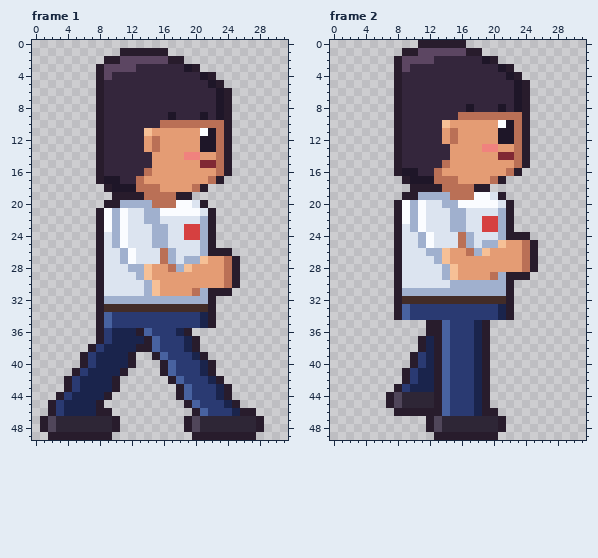
Pixel-art file -- ArtSource/Student/boy_carry.aseprite. The picture above is the old version.
32x50 pixels, 4 frames. Colours within 5 levels of each other are drawn and written as one. Shown: frame 1, frame 2. The commit also changed other frames, which this record leaves out.
After the commit:
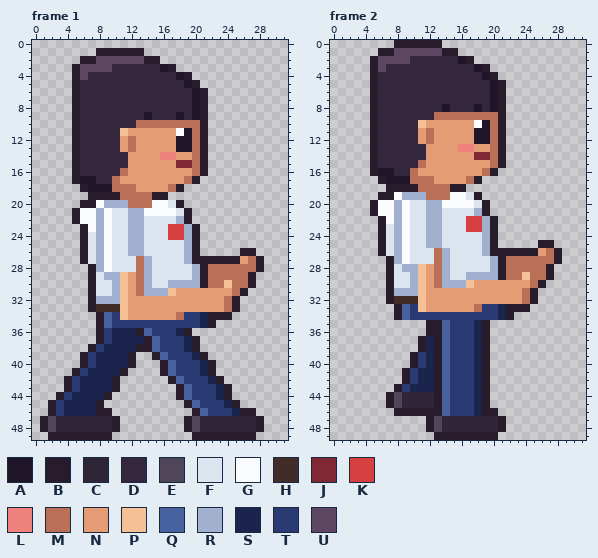
Palette (. is transparent): A #1e1628  B #281c2c  C #2e2636  D #34263c  E #50465a  F #dce4f0  G #fafcff  H #422c28  J #802834  K #d64040  L #f0827e  M #ba7056  N #e49c74  P #f6c096  Q #4862a0  R #a0b0ce  S #1a244c  T #2a3a72  U #5c4662
The exact change:
--- frame 1
@@ x 0..31 @@
  0 ................................
- 1 ...........BBBBBB...............
- 2 .........BBUUUUUUBB.............
- 3 ........BUUUUDDDDDDAB...........
- 4 ........BUDDDDDDDDDDDAB.........
- 5 ........BDDDDDDDDDDDDDAB........
- 6 ........BDDDDDDDDDDDDDDAB.......
- 7 ........BDDDDDDDDDDDDDDAB.......
- 8 ........BDDDDDDDDDDDDDDAB.......
- 9 ........BDDDDDDDDADDDADAB.......
-10 ........BDDDDDDDMMMMMMMMB.......
-11 ........BDDDDDPNNNNNNGAMB.......
-12 ........BDDDDDNMNNNNNAAMB.......
-13 ........BDDDDDNMNNNNNAAMB.......
-14 ........BDDDDDDNNNNLLNNMB.......
-15 ........BDDDDDDNNNNNNJJMB.......
-16 ........BDDDDDMNNNNNNNNMB.......
-17 ........BAADDMNNNNNNNNMB........
-18 .........BAAAMMMNNNNMB..........
-19 ..........BBBBMMMMBB............
-20 .........BBRRRRMMMGGFB..........
-21 ........BGRGFFRRGGGGGFB.........
-22 ........BGRGFFRRFFFFFRB.........
-23 ........BGRGFFFRRFFKKRB.........
-24 ........BFRGFFFRRFFKKRB.........
-25 ........BFRGFFFRRFFFFRB.........
-26 ........BFFRGFFFMRFFFRBBB.......
-27 ........BFFRGFFFMRFRRPNNMB......
-28 ........BFFFRRPNNMRPNNNNMB......
-29 ........BFFFFRPNNNNNNNNNMB......
-30 ........BFFFFFRPNNNNNNNNMB......
-31 ........BFFFFFRPNNNNMRBBB.......
-32 ........BRRRRRRRRRRRRRB.........
-33 ........BHHHHHHHHHHHHHB.........
-34 ........BQTTTTTTTTTTTSB.........
+ 1 ........BBBBBB..................
+ 2 ......BBUUUUUUBB................
+ 3 .....BUUUUDDDDDDAB..............
+ 4 .....BUDDDDDDDDDDDAB............
+ 5 .....BDDDDDDDDDDDDDAB...........
+ 6 .....BDDDDDDDDDDDDDDAB..........
+ 7 .....BDDDDDDDDDDDDDDAB..........
+ 8 .....BDDDDDDDDDDDDDDAB..........
+ 9 .....BDDDDDDDDADDDADAB..........
+10 .....BDDDDDDDMMMMMMMMB..........
+11 .....BDDDDDPNNNNNNGAMB..........
+12 .....BDDDDDNMNNNNNAAMB..........
+13 .....BDDDDDNMNNNNNAAMB..........
+14 .....BDDDDDDNNNNLLNNMB..........
+15 .....BDDDDDDNNNNNNJJMB..........
+16 .....BDDDDDMNNNNNNNNMB..........
+17 .....BAADDMNNNNNNNNMB...........
+18 ......BAAAMMMNNNNMB.............
+19 .......BBBBMMMMBB...............
+20 ......BBGRRRMMMGGFB.............
+21 .....BGGRGFFRRGGGGFB............
+22 .....BGGRGFFRRFFFFRB............
+23 ......BGRGFFRRFFFKKRB...........
+24 ......BFRGFFRRFFFKKRB...........
+25 ......BFRGFFRRFFFFFRB...........
+26 ......BFRGFFRRFFFFFRB.....BB....
+27 ......BFRGFFFMRFFFFRBBBBBBNMB...
+28 .......BRGFFFMRFFFFFRBMMMMMMB...
+29 .......BFRRPNMRFFFFFRBMMMMMB....
+30 .......BFFRPNMRFFRRRRBMMPMMB....
+31 .......BFFRPNMRRRPNNNNNNNMB.....
+32 .......BRRRPNNNNNNNNNNNNMB......
+33 .......BHHHPNNNNNNNNNNNNMB......
+34 ........BQTPNNNNNNMTTSBBB.......
 35 ........BQTTTTTTTTTTTSB.........
--- frame 2
@@ x 0..31 @@
- 0 ...........BBBBBB...............
- 1 .........BBUUUUUUBB.............
- 2 ........BUUUUDDDDDDAB...........
- 3 ........BUDDDDDDDDDDDAB.........
- 4 ........BDDDDDDDDDDDDDAB........
- 5 ........BDDDDDDDDDDDDDDAB.......
- 6 ........BDDDDDDDDDDDDDDAB.......
- 7 ........BDDDDDDDDDDDDDDAB.......
- 8 ........BDDDDDDDDADDDADAB.......
- 9 ........BDDDDDDDMMMMMMMMB.......
-10 ........BDDDDDPNNNNNNGAMB.......
-11 ........BDDDDDNMNNNNNAAMB.......
-12 ........BDDDDDNMNNNNNAAMB.......
-13 ........BDDDDDDNNNNLLNNMB.......
-14 ........BDDDDDDNNNNNNJJMB.......
-15 ........BDDDDDMNNNNNNNNMB.......
-16 ........BAADDMNNNNNNNNMB........
-17 .........BAAAMMMNNNNMB..........
-18 ..........BBBBMMMMBB............
-19 .........BBRRRRMMMGGFB..........
-20 ........BGRGFFRRGGGGGFB.........
-21 ........BGRGFFFRRFFFFRB.........
-22 ........BGRGFFFRRFFKKRB.........
-23 ........BFRGFFFRRFFKKRB.........
-24 ........BFFRGFFFMRFFFRBBB.......
-25 ........BFFRGFFFMRFRRPNNMB......
-26 ........BFFFRRPNNMRPNNNNMB......
-27 ........BFFFFRPNNNNNNNNNMB......
-28 ........BFFFFFRPNNNNNNNNMB......
-29 ........BFFFFFRPNNNNMRBBB.......
-30 ........BFFFFFFRRRRRRRB.........
-31 ........BRRRRRRRRRRRRRB.........
-32 ........BHHHHHHHHHHHHHB.........
-33 ........BQTTTTTTTTTTTSB.........
+ 0 ........BBBBBB..................
+ 1 ......BBUUUUUUBB................
+ 2 .....BUUUUDDDDDDAB..............
+ 3 .....BUDDDDDDDDDDDAB............
+ 4 .....BDDDDDDDDDDDDDAB...........
+ 5 .....BDDDDDDDDDDDDDDAB..........
+ 6 .....BDDDDDDDDDDDDDDAB..........
+ 7 .....BDDDDDDDDDDDDDDAB..........
+ 8 .....BDDDDDDDDADDDADAB..........
+ 9 .....BDDDDDDDMMMMMMMMB..........
+10 .....BDDDDDPNNNNNNGAMB..........
+11 .....BDDDDDNMNNNNNAAMB..........
+12 .....BDDDDDNMNNNNNAAMB..........
+13 .....BDDDDDDNNNNLLNNMB..........
+14 .....BDDDDDDNNNNNNJJMB..........
+15 .....BDDDDDMNNNNNNNNMB..........
+16 .....BAADDMNNNNNNNNMB...........
+17 ......BAAAMMMNNNNMB.............
+18 .......BBBBMMMMBB...............
+19 ......BBGRRRMMMGGFB.............
+20 .....BGGRGFFRRGGGGFB............
+21 .....BGGRGFFRRFFFFRB............
+22 ......BGRGFFRRFFFKKRB...........
+23 ......BFRGFFRRFFFKKRB...........
+24 ......BFRGFFRRFFFFFRB...........
+25 ......BFRGFFRRFFFFFRB.....BB....
+26 ......BFRGFFFMRFFFFRBBBBBBNMB...
+27 .......BRGFFFMRFFFFFRBMMMMMMB...
+28 .......BFRRPNMRFFFFFRBMMMMMB....
+29 .......BFFRPNMRFFRRRRBMMPMMB....
+30 .......BFFRPNMRRRPNNNNNNNMB.....
+31 .......BRRRPNNNNNNNNNNNNMB......
+32 .......BHHHPNNNNNNNNNNNNMB......
+33 ........BQTPNNNNNNMTTSBBB.......
 34 ........BQTTTTTTTTTTTSB.........
Pixel boxes of the changes (left, top, right, bottom) in both pictures:
changed: (72, 48, 264, 320)
changed: (370, 40, 562, 312)
